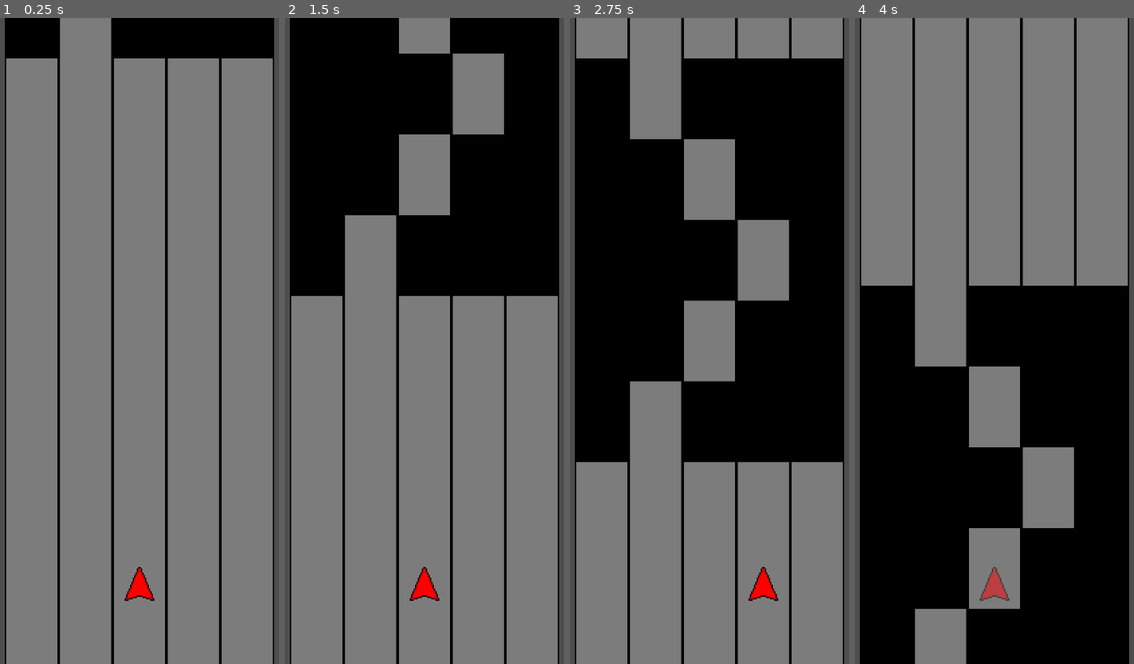
Above: before the commit, frames 1-4 (left to right).
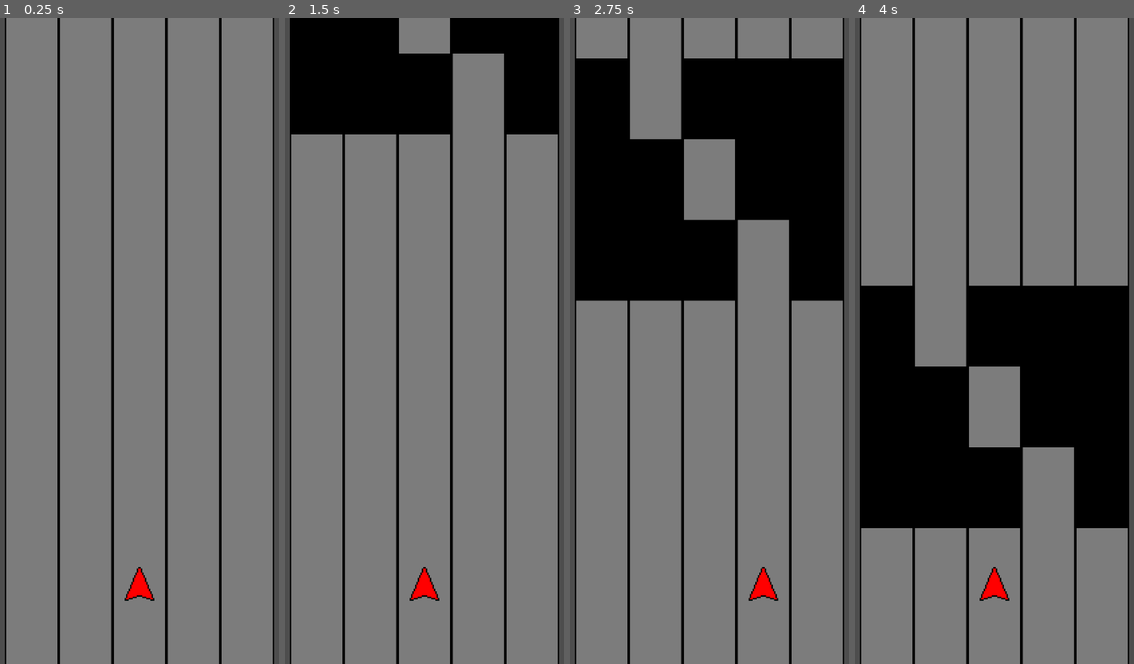
Above: after the commit, the same moments.

Repository: PizzaLovers007/Acerola-Jam-0
Game: Godot game, scene res://Scenes/Game.tscn
Two runs of this game, one before a commit and one after it. Both use one fixed random seed, a clock stepped at 60 frames per second and the inputs below. Sound files missing from this copy of the repository are replaced by a short silence.
Inputs:
- Up to frame 1 (0.25 s): no input
- Up to frame 2 (1.5 s): hold Right (ui_right) 0.53-1.28 s; hold Left (ui_left) from 1.28 s (still down)
- Up to frame 3 (2.75 s): release Left (ui_left) at 2.03 s; hold Right (ui_right) from 2.03 s (still down)
- Up to frame 4 (4 s): release Right (ui_right) at 3.53 s; hold Left (ui_left) from 3.53 s (still down)

The runs differ from the first frame. In frame 1, 4.6% of the frame differs, in the area x 2-98%, y 0-7%; in frame 2, 19%; in frame 3, 19%, in the area x 2-98%, y 43-69%; in frame 4, 16%.

Commit message:
Basic beat switching mechanic

Diff:
--- a/Scenes/Game.tscn
+++ b/Scenes/Game.tscn
@@ -6,12 +6,15 @@
 [ext_resource type="PackedScene" uid="uid://bbuo24wyxqqay" path="res://Scenes/Objects/Player.tscn" id="3_22ywp"]
 [ext_resource type="AudioStream" uid="uid://oldf1uf558jr" path="res://Music/track.ogg" id="3_gouwi"]
 [ext_resource type="Script" path="res://Scripts/Core/Metronome.gd" id="4_1sy8f"]
-[ext_resource type="AudioStream" uid="uid://dybeehtnwfhgc" path="res://Sounds/Metronomes/Synth_Sine_F_hi.wav" id="5_lcv4c"]
+[ext_resource type="AudioStream" uid="uid://c63n5a1cirwe2" path="res://Sounds/Metronomes/Synth_Square_C_hi.wav" id="5_etcyu"]
 [ext_resource type="Script" path="res://Scripts/Attacks/ObstacleSpawner.gd" id="6_d1o53"]
-[ext_resource type="AudioStream" uid="uid://c5b78vp2ylhpn" path="res://Sounds/Metronomes/Synth_Sine_F_lo.wav" id="6_qg2yi"]
+[ext_resource type="AudioStream" uid="uid://ckjqvm86mmdar" path="res://Sounds/Metronomes/Synth_Square_C_lo.wav" id="6_um2jl"]
+[ext_resource type="AudioStream" uid="uid://bax6aeqwkaurw" path="res://Sounds/Metronomes/Synth_Square_A_hi.wav" id="7_ncv6h"]
+[ext_resource type="AudioStream" uid="uid://co1auagu64wct" path="res://Sounds/Metronomes/Perc_Stick_hi.wav" id="10_eq0ud"]
 [ext_resource type="Script" path="res://Scripts/PostProcessing.gd" id="10_geo82"]
 [ext_resource type="Shader" path="res://Shaders/wavy.gdshader" id="10_hm5qq"]
 [ext_resource type="Shader" path="res://Shaders/dim.gdshader" id="10_l0dwx"]
+[ext_resource type="AudioStream" uid="uid://c3kjwd5u3vxby" path="res://Sounds/Metronomes/Perc_Stick_lo.wav" id="11_hd8yi"]
 [ext_resource type="Shader" path="res://Shaders/skew.gdshader" id="13_8uihi"]
 [ext_resource type="Texture2D" uid="uid://dptw7ixoj71cx" path="res://Textures/skew.png" id="14_4ikar"]
 
@@ -39,14 +42,17 @@
 stream = ExtResource("3_gouwi")
 volume_db = -8.0
 
-[node name="Metronome" type="Node" parent="System"]
+[node name="Metronome" type="Node" parent="System" groups=["metronome"]]
 script = ExtResource("4_1sy8f")
 
 [node name="HiTick" type="AudioStreamPlayer" parent="System/Metronome"]
-stream = ExtResource("5_lcv4c")
+stream = ExtResource("5_etcyu")
 
 [node name="LoTick" type="AudioStreamPlayer" parent="System/Metronome"]
-stream = ExtResource("6_qg2yi")
+stream = ExtResource("6_um2jl")
+
+[node name="8thTick" type="AudioStreamPlayer" parent="System/Metronome"]
+stream = ExtResource("7_ncv6h")
 
 [node name="Background" type="Node2D" parent="."]
 
@@ -67,6 +73,14 @@
 
 [node name="ObstacleSpawner" type="Node" parent="."]
 script = ExtResource("6_d1o53")
+
+[node name="TellTick" type="AudioStreamPlayer" parent="ObstacleSpawner"]
+stream = ExtResource("10_eq0ud")
+
+[node name="MoveTick" type="AudioStreamPlayer" parent="ObstacleSpawner"]
+stream = ExtResource("11_hd8yi")
+
+[node name="Obstacles" type="Node2D" parent="ObstacleSpawner"]
 
 [node name="Player" parent="." instance=ExtResource("3_22ywp")]
 z_index = 1
--- a/Scripts/Attacks/ObstacleSpawner.gd
+++ b/Scripts/Attacks/ObstacleSpawner.gd
@@ -5,14 +5,20 @@
 
 @export var spawning: bool = false
 @onready var conductor: Conductor = get_tree().get_first_node_in_group("conductor")
+@onready var obstacles_node: Node2D = $Obstacles
+@onready var tell_tick: AudioStreamPlayer = $TellTick
+@onready var move_tick: AudioStreamPlayer = $MoveTick
 
 var _obstacle_scene: PackedScene = preload("res://Scenes/Objects/Obstacle.tscn")
 var _next_spawn: int = 2
-var _rng: RandomNumberGenerator = RandomNumberGenerator.new()
+var _next_pattern: Array = Constants.PATTERNS.pick_random()
+var _move_pattern: Array[bool] = [true, false, true, false, true, false, true, false]
 
 # Called when the node enters the scene tree for the first time.
 func _ready() -> void:
-	conductor.beat_passed.connect(_on_beat_passed)
+	conductor.eighth_passed.connect(_spawn_and_move)
+	conductor.eighth_passed_without_latency.connect(_schedule_sounds)
+	_move_pattern.resize(8)
 	pass # Replace with function body.
 
 
@@ -20,22 +26,55 @@
 	var obstacle: Obstacle = _obstacle_scene.instantiate()
 	obstacle.transform.origin.y = Y_SPAWN - y_offset * Constants.OBSTACLE_HEIGHT
 	obstacle.transform.origin.x = Constants.MIDDLE_X + column * Constants.COLUMN_WIDTH
-	add_child(obstacle)
+	obstacles_node.add_child(obstacle)
 
 
-func _on_beat_passed(beat: int) -> void:
-	_handle_spawning(beat)
-	for obstacle in get_children() as Array[Obstacle]:
+func _spawn_and_move(beat: int, fract: int) -> void:
+	var measure = beat / 4
+	var beat_norm = beat % 4
+	match measure % 4:
+		3:
+			var half_beat_norm = beat_norm * 2 + fract
+			if _move_pattern[half_beat_norm]:
+				_tick()
+		_:
+			if fract == 0:
+				_tick()
+
+func _schedule_sounds(beat: int, fract: int) -> void:
+	var measure = beat / 4
+	var beat_norm = beat % 4
+	if measure % 4 == 1 and beat_norm == 0 and fract == 0:
+		var pattern = Constants.MOVE_PATTERNS.pick_random()
+		for i in range(0, 8):
+			_move_pattern[i] = (pattern & (1 << (7-i))) != 0
+
+	var half_beat_norm = beat_norm * 2 + fract
+	match measure % 4:
+		2:
+			if _move_pattern[half_beat_norm]:
+				tell_tick.play()
+		3:
+			if _move_pattern[half_beat_norm]:
+				move_tick.play()
+
+
+func _tick() -> void:
+	_handle_spawning()
+	for obstacle in obstacles_node.get_children() as Array[Obstacle]:
 		obstacle.move()
 
 
-func _handle_spawning(beat: int) -> void:
-	if beat < _next_spawn:
+func _handle_spawning() -> void:
+	if _next_spawn > 0:
+		_next_spawn -= 1
 		return
-	var pattern = Constants.PATTERNS.pick_random()
+	var pattern = _next_pattern
 	for i in range(0, pattern.size()):
 		var row = pattern[pattern.size()-i-1]
 		for c in range(-2, 3):
 			if (row >> (2-c)) % 2 == 1:
 				_spawn_obstacle(c, i)
-	_next_spawn += pattern.size() + _rng.randi_range(5, 8)
+
+	_next_pattern = Constants.PATTERNS.pick_random()
+	_next_spawn += pattern.size() + randi_range(5, 8)
--- a/Scripts/Core/Conductor.gd
+++ b/Scripts/Core/Conductor.gd
@@ -1,12 +1,18 @@
 class_name Conductor
 extends Node
 
-## Emitted when a beat happens.
-signal beat_passed(beat: int)
-## Emitted when a beat is just about to happen, approximately
-## [method]AudioServer.get_output_latency()[/method] seconds before the beat.
-## Useful if some audio needs to play exactly on the beat.
-signal beat_passed_without_latency(beat: int)
+# Signals for when beats pass (4th, 8th, etc.)
+signal quarter_passed(beat: int)
+signal eighth_passed(beat: int, fract: int)
+signal twelth_passed(beat: int, fract: int)
+signal sixteenth_passed(beat: int, fract: int)
+
+# Same as above signals but AudioServer.get_output_latency() seconds earlier
+# (for beat playing)
+signal quarter_passed_without_latency(beat: int)
+signal eighth_passed_without_latency(beat: int, fract: int)
+signal twelth_passed_without_latency(beat: int, fract: int)
+signal sixteenth_passed_without_latency(beat: int, fract: int)
 
 @export var curr_beat: float = 0
 @export var curr_beat_without_latency: float = 0
@@ -62,8 +68,24 @@
 	curr_beat = raw_beat + loops * song_length_beats
 
 	if floor(raw_beat) > floor(prev_raw_beat):
-		beat_passed_without_latency.emit(floor(curr_beat))
-	if floor(raw_beat - beat_latency) > floor(prev_raw_beat - beat_latency):
-		beat_passed.emit(floor(curr_beat))
+		quarter_passed_without_latency.emit(floor(curr_beat))
+	if floor(raw_beat*2) > floor(prev_raw_beat*2):
+		eighth_passed_without_latency.emit(floor(curr_beat), floor((curr_beat - floor(curr_beat)) * 2))
+	if floor(raw_beat*3) > floor(prev_raw_beat*3):
+		twelth_passed_without_latency.emit(floor(curr_beat), floor((curr_beat - floor(curr_beat)) * 3))
+	if floor(raw_beat*4) > floor(prev_raw_beat*4):
+		sixteenth_passed_without_latency.emit(floor(curr_beat), floor((curr_beat - floor(curr_beat)) * 4))
+
+	raw_beat -= beat_latency
+	prev_raw_beat -= beat_latency
+
+	if floor(raw_beat) > floor(prev_raw_beat):
+		quarter_passed.emit(floor(curr_beat))
+	if floor(raw_beat*2) > floor(prev_raw_beat*2):
+		eighth_passed.emit(floor(curr_beat), floor((curr_beat - floor(curr_beat)) * 2))
+	if floor(raw_beat*3) > floor(prev_raw_beat*3):
+		twelth_passed.emit(floor(curr_beat), floor((curr_beat - floor(curr_beat)) * 3))
+	if floor(raw_beat*4) > floor(prev_raw_beat*4):
+		sixteenth_passed.emit(floor(curr_beat), floor((curr_beat - floor(curr_beat)) * 4))
 
 	prev_time_raw = time_raw
--- a/Scripts/Core/Constants.gd
+++ b/Scripts/Core/Constants.gd
@@ -71,3 +71,12 @@
 		0b11101,
 	],
 ]
+
+const MOVE_PATTERNS: Array[int] = [
+	0b11101010,
+	0b10111010,
+	0b10101110,
+	0b11011010,
+	0b01010110,
+	0b11111110,
+]
--- a/Scripts/Core/Metronome.gd
+++ b/Scripts/Core/Metronome.gd
@@ -3,11 +3,13 @@
 @onready var conductor: Conductor = get_tree().get_first_node_in_group("conductor")
 @onready var hi_tick_player: AudioStreamPlayer = get_node("HiTick")
 @onready var lo_tick_player: AudioStreamPlayer = get_node("LoTick")
+@onready var eighth_tick_player: AudioStreamPlayer = get_node("8thTick")
 
 
 # Called when the node enters the scene tree for the first time.
 func _ready() -> void:
-	conductor.beat_passed_without_latency.connect(_on_beat_passed)
+	conductor.quarter_passed_without_latency.connect(_on_beat_passed)
+	conductor.eighth_passed_without_latency.connect(_on_eighth_passed)
 	pass # Replace with function body.
 
 
@@ -18,6 +20,11 @@
 		lo_tick_player.play()
 
 
+func _on_eighth_passed(beat: int, fract: int) -> void:
+	if fract != 0:
+		eighth_tick_player.play()
+
+
 # Called every frame. 'delta' is the elapsed time since the previous frame.
 func _process(delta: float) -> void:
 	pass
Not shown: 1 places in Scenes/Game.tscn that only renumber resources
